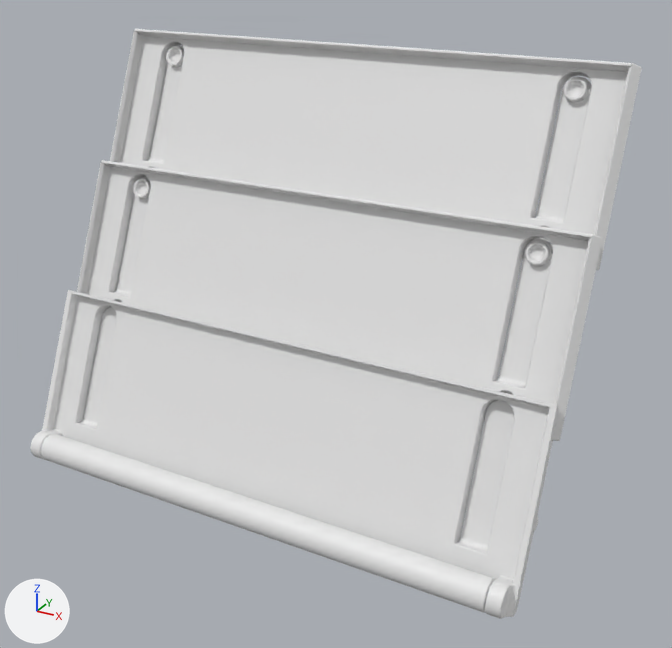
Two versions of the FBX model webgl client/src/resources/models/tabliczka.fbx, one commit apart.
The view is the same before and after, from a 50 mm camera at (149.0, -229.0, 184.0) aimed at (13.0, 18.0, 60.0). The axes (+X, +Y, +Z) are drawn at lower left. The lights are the same throughout. The picture after the commit comes second. Where no turn or scale is listed for an object, it has been applied to the vertices.

Objects in the first picture: 'Base', 'Extension', 'Extension.001', 'Support Minimal'.
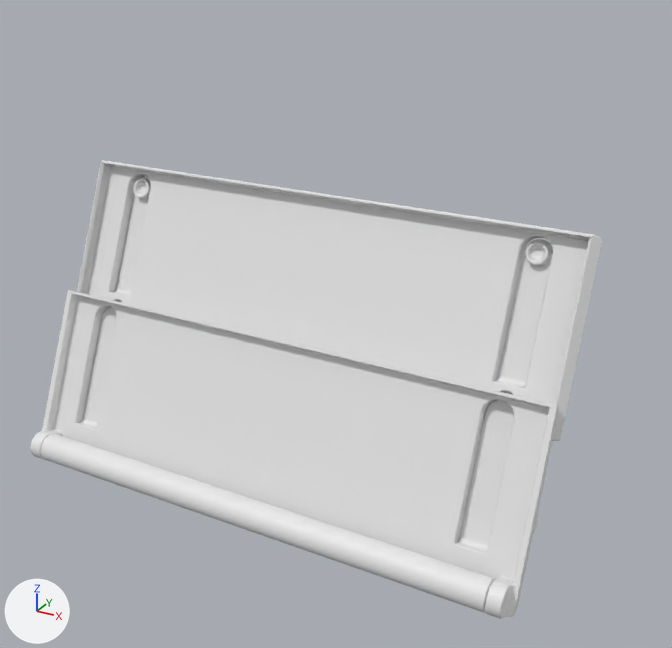
Location of each change, (x1, y1, x2, y2) in pixels of the pictures (672 x 648 px):
```json
{"object": "Extension.001", "change": "deleted", "before": [110, 29, 642, 270]}
{"part": 1, "of": "me_extension", "change": "shading changed", "before": [108, 161, 602, 272], "after": [108, 161, 602, 272]}
```

The change, as JSON lines over the scene's bpy script:
```json
{"block": "me_extension", "where": "me_extension.from_pydata(...)  # 7612 vertices, 15228 faces; spans x -94.0..94.0, y -20.0..11.0, z -27.0..31.0"}
{"block": "me_extension", "where": "# used by ob_extension; location = (0.0, 23.8, 69.5)"}
{"block": "me_extension", "change": "me_extension part 1: edges marked sharp go from 14845 to 14800"}
{"op": "remove", "block": "ob_extension_001", "code": ["ob_extension_001 = bpy.data.objects.new('Extension.001', me_extension_001)", "ob_extension_001.location = (0.0, 48.6, 113.9)"]}
```
